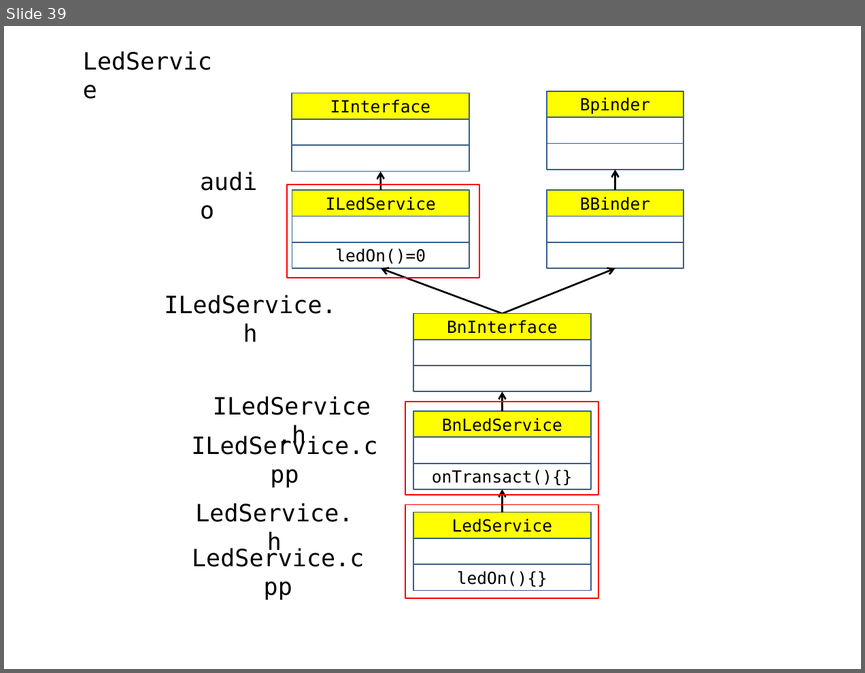
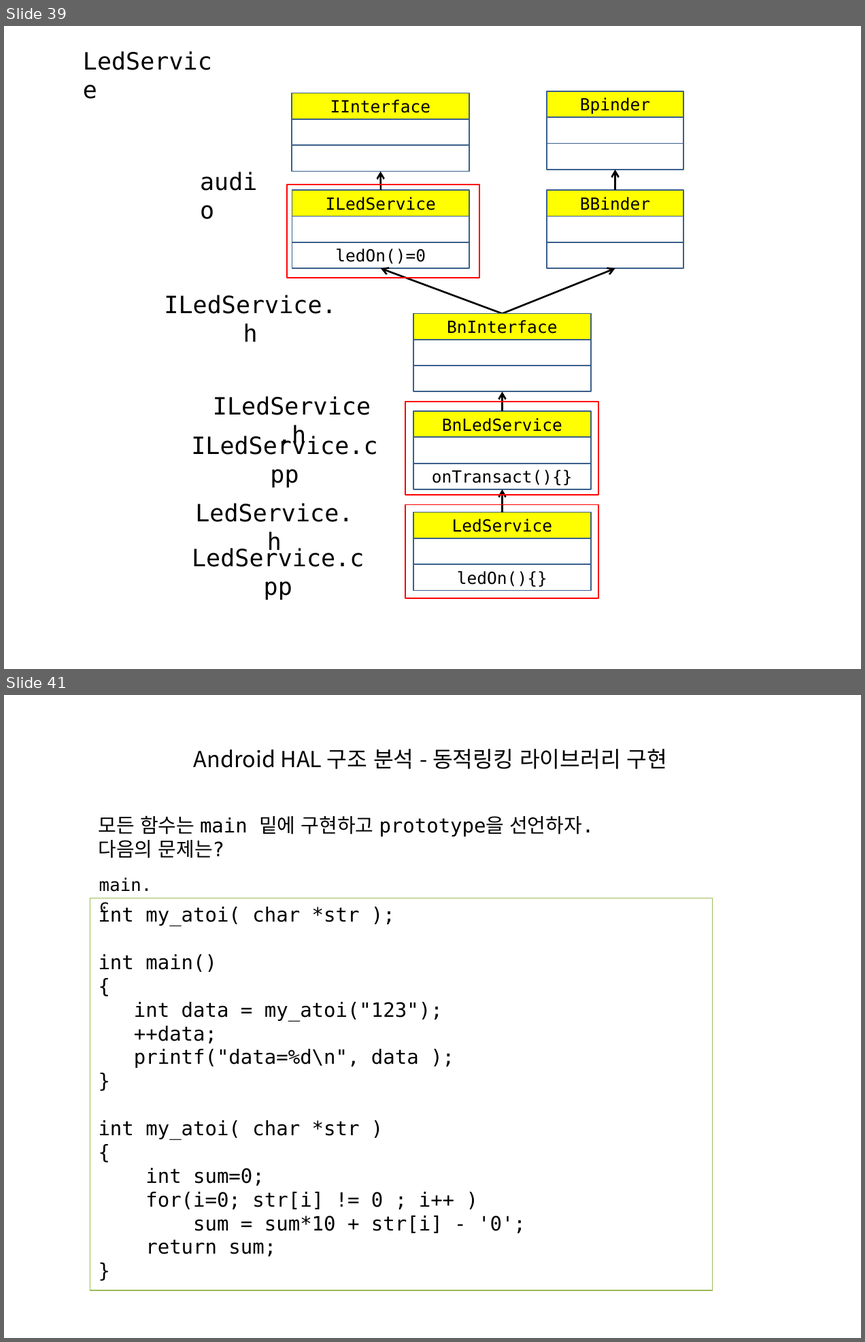
Before and after one commit to imguru-mooc/android-kernel, a slide deck: 05_day.pptx. Shown one above the other, each under a label of ours: slide 39 before the commit, slides 39 and 41 after it; the slides between them are not shown. The pictures are 865x673 and 865x1342 pixels, drawn with LibreOffice and Linux fonts; fonts in the diff are those of the drawing. Boxes give left, top, right and bottom in pixels: in the first picture for what was removed or moved away, otherwise in the second. Text is boxed around its words. In the diff, an @@ line names an element or a change of style, - is before the commit and + after.

```diff
--- a/05_day.pptx
+++ b/05_day.pptx
@@ slide 41 added at <box>4,695,861,1338</box>, background #FFFFFF @@
@@ title added at <box>194,749,668,769</box>, 18.5 pt, text #000000 @@
+Android HAL 구조 분석 - 동적링킹 라이브러리 구현
@@ text added at <box>99,815,594,858</box>, 16.6 pt, text #000000 @@
+모든 함수는 main 밑에 구현하고 prototype을 선언하자.
+다음의 문제는?
@@ text added at <box>99,877,152,915</box>, 14.8 pt, text #000000 @@
+main.c
@@ rectangle added at <box>90,898,713,1291</box>, outline #9BBB59 0.75 pt, 16.6 pt, text #000000 @@
+int my_atoi( char *str );
+int main()
+{
+int data = my_atoi("123");
+++data;
+printf("data=%d\n", data );
+}
+int my_atoi( char *str )
+{
+int sum=0;
+for(i=0; str[i] != 0 ; i++ )
+sum = sum*10 + str[i] - '0';
+return sum;
+}
```
Also in this commit, not shown: 26 other slides added, 14 other files.
